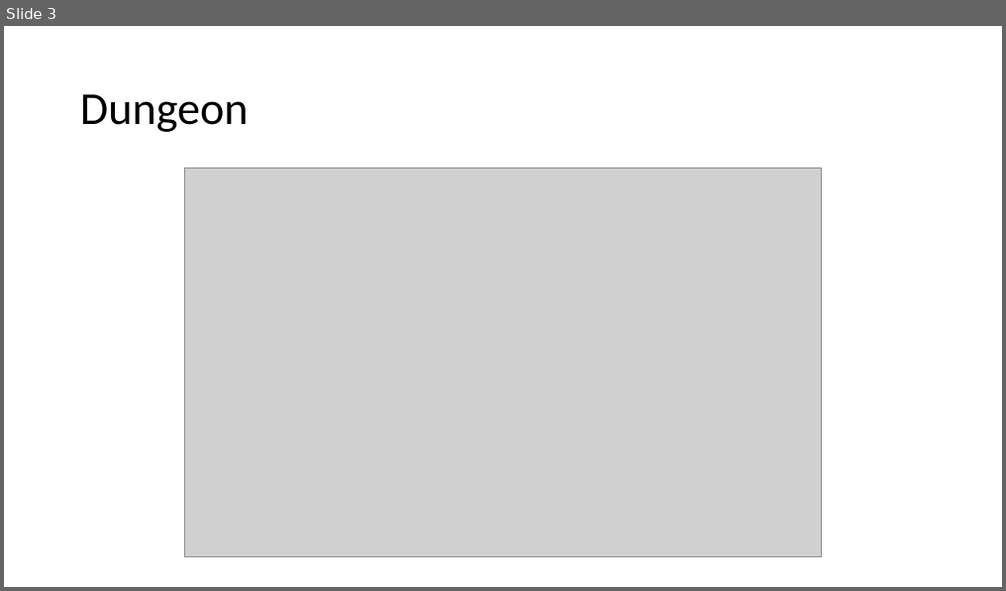
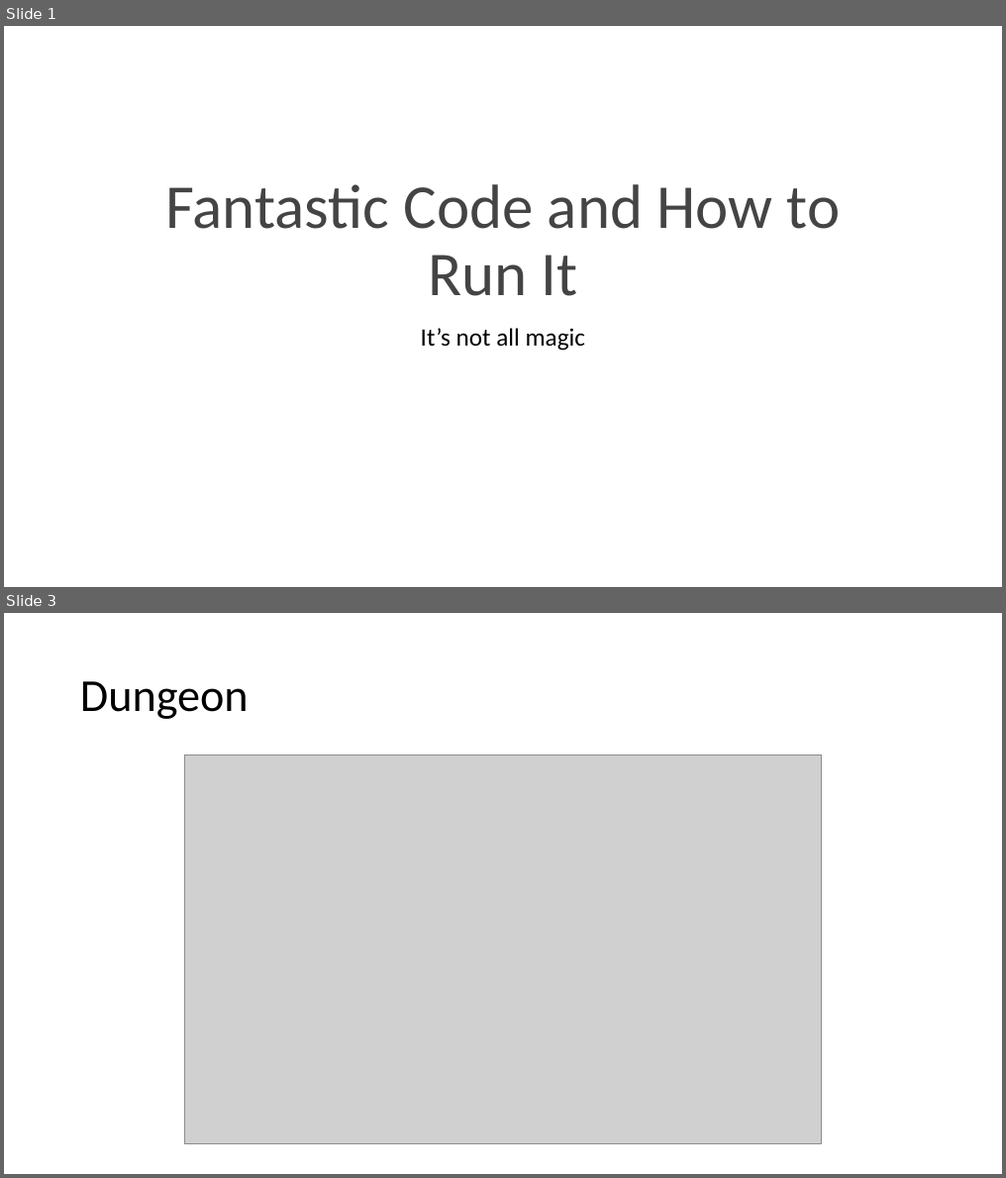
Before and after one commit to edvalin/story, a slide deck: Team Day Learning.pptx. Shown one above the other, each under a label of ours: slide 3 before the commit, slides 1 and 3 after it; the slides between them are not shown. The pictures are 1006x591 and 1006x1178 pixels, drawn with LibreOffice and Linux fonts; fonts in the diff are those of the drawing; grey boxes stand for pictures. Boxes give left, top, right and bottom in pixels: in the first picture for what was removed or moved away, otherwise in the second. Text is boxed around its words. In the diff, an @@ line names an element or a change of style, - is before the commit and + after.

```diff
--- a/Team Day Learning.pptx
+++ b/Team Day Learning.pptx
@@ slide 1 added at bbox=[4, 26, 1002, 587], background #FFFFFF @@
@@ title added at bbox=[165, 184, 841, 296], 60 pt, text #444444 @@
+Fantastic Code and How to Run It
@@ subtitle added at bbox=[421, 328, 585, 351], 24 pt, text #000000 @@
+It’s not all magic
```
Also in this commit, not shown: 3 slides changed, 8 other slides added, 3 slides removed, 7 other files.
